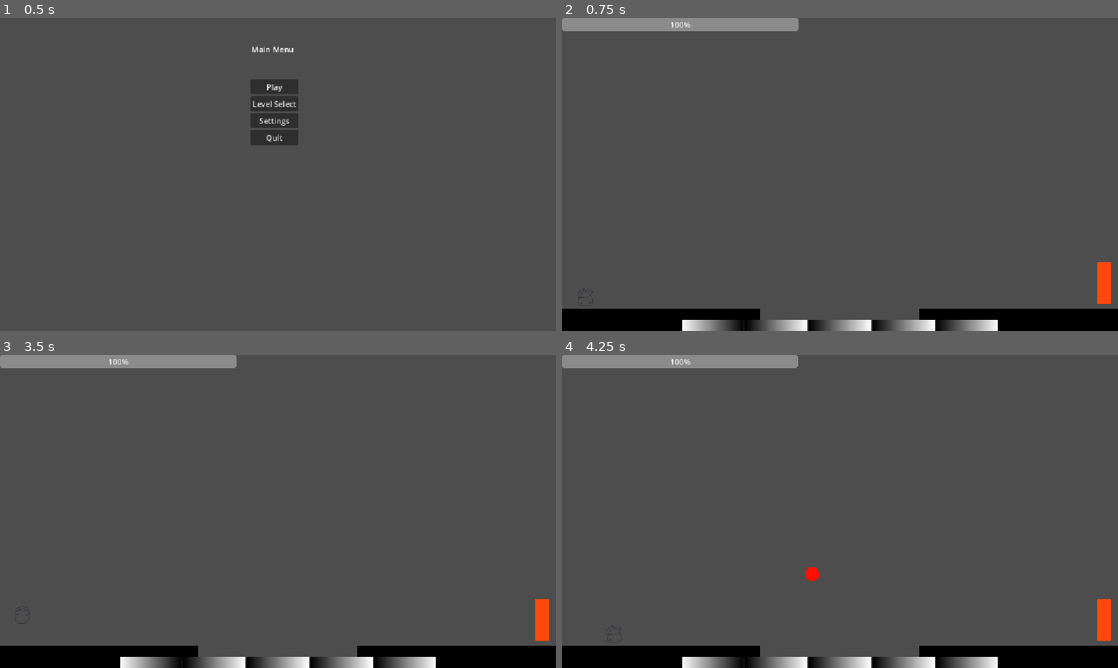
Above: before the commit, frames 1-4 (two rows, left to right).
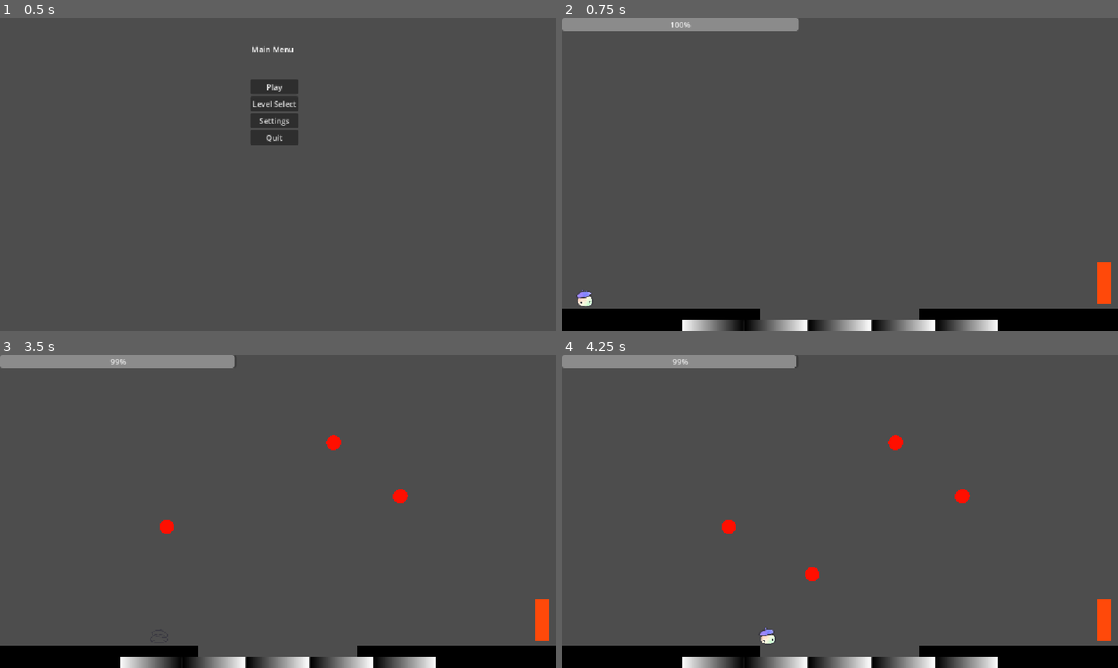
Above: after the commit, the same moments.

Repository: Cayuga007/summer-summit-2026
Game: Godot game, scene res://UI/Main_menu.tscn
Two runs of this game, one before a commit and one after it. Both use one fixed random seed, a clock stepped at 60 frames per second and the inputs below. The engine's default icon, where the game draws it, is replaced by a stand-in: a white triangle on a blue panel in a dark square.
Inputs (mouse positions are in pixels of both pictures, inside the frame that each line leads up to):
- Up to frame 1 (0.5 s): no input
- Up to frame 2 (0.75 s): click "Play" at 0.5 s
- Up to frame 3 (3.5 s): move the mouse to (400, 495) at 1.27 s; hold D (right) 1.28-2.78 s; tap Space (jump) at 1.35, 1.52, 1.82, 2.1, 2.27, 2.57, 2.75, 2.85 s; click (400, 495) at 1.42 s; tap Enter at 2 s; move the mouse to (166, 527) at 2.02 s; click (166, 527) at 2.17 s; move the mouse to (333, 442) at 2.77 s; hold A (left) from 2.78 s (still down); click (333, 442) at 2.92 s
- Up to frame 4 (4.25 s): move the mouse to (812, 574) at 3.52 s; release A (left) at 3.53 s; hold D (right) from 3.53 s (still down); tap Space (jump) at 3.6, 3.77, 4.07 s; click (812, 574) at 3.67 s

Frame 1 is identical in both runs. In frame 2, 0.1% of the frame differs, in the area x 2-6%, y 86-92%; in frame 3, 0.3%; in frame 4, 0.4%, in the area x 19-74%, y 0-93%.

Commit message:
fixed gravity and portal

Diff:
--- a/Levels/Level_15.tscn
+++ b/Levels/Level_15.tscn
@@ -95,4 +95,4 @@
 position = Vector2(-1075, -380)
 
 [node name="PortalPlatform" parent="." unique_id=1469516988 instance=ExtResource("8_l78s2")]
-position = Vector2(428, -37)
+position = Vector2(442, 39)
--- /dev/null
+++ b/Levels/Test_Level.tscn
@@ -0,0 +1,82 @@
+[gd_scene format=3 uid="uid://dsgoi230bhhdk"]
+
+[ext_resource type="Script" uid="uid://bsc26vk53x34t" path="res://Scripts/level.gd" id="1_lujw4"]
+[ext_resource type="PackedScene" uid="uid://qth4natevc18" path="res://UI/Level_completed.tscn" id="2_b2taf"]
+[ext_resource type="PackedScene" uid="uid://32q6t44ytub2" path="res://Player.tscn" id="3_vctyh"]
+[ext_resource type="PackedScene" uid="uid://cm2yksx2t35f0" path="res://platforms/level_platform.tscn" id="4_06isw"]
+[ext_resource type="PackedScene" uid="uid://cm1hyrx840p0x" path="res://victory_door.tscn" id="5_sderq"]
+[ext_resource type="PackedScene" uid="uid://6h63sy370xkx" path="res://HazardBlock.tscn" id="6_3k0j6"]
+[ext_resource type="PackedScene" uid="uid://cvgs3iuavddpo" path="res://bucket.tscn" id="7_tmva4"]
+
+[sub_resource type="WorldBoundaryShape2D" id="WorldBoundaryShape2D_8a5oj"]
+
+[node name="Level_12" type="Node2D" unique_id=57220166]
+script = ExtResource("1_lujw4")
+starting_paint_amount = 50.0
+
+[node name="LevelCompleted" parent="." unique_id=1998881133 instance=ExtResource("2_b2taf")]
+visible = false
+
+[node name="Camera2D" type="Camera2D" parent="." unique_id=1819212034]
+zoom = Vector2(0.5, 0.5)
+
+[node name="Player" parent="." unique_id=1546855037 instance=ExtResource("3_vctyh")]
+position = Vector2(-1020, 495)
+
+[node name="Platform" parent="." unique_id=870433869 instance=ExtResource("4_06isw")]
+position = Vector2(-1018, 601)
+scale = Vector2(2.8399947, 1)
+
+[node name="Platform4" parent="." unique_id=1487216132 instance=ExtResource("4_06isw")]
+position = Vector2(608, 601)
+scale = Vector2(11.199994, 1)
+
+[node name="Floor" type="StaticBody2D" parent="." unique_id=905060382]
+position = Vector2(0, 666)
+
+[node name="CollisionShape2D" type="CollisionShape2D" parent="Floor" unique_id=2004289120]
+shape = SubResource("WorldBoundaryShape2D_8a5oj")
+
+[node name="VictoryDoor" parent="." unique_id=619035289 instance=ExtResource("5_sderq")]
+position = Vector2(158, 436)
+
+[node name="Ceiling" type="StaticBody2D" parent="." unique_id=905060383]
+position = Vector2(4, -688)
+rotation = -3.1415925
+
+[node name="CollisionShape2D" type="CollisionShape2D" parent="Ceiling" unique_id=2004289121]
+shape = SubResource("WorldBoundaryShape2D_8a5oj")
+
+[node name="HazardBlock" parent="." unique_id=2111362905 instance=ExtResource("6_3k0j6")]
+position = Vector2(-233.00002, -379)
+rotation = -0.8765065
+scale = Vector2(40.009075, 1)
+
+[node name="HazardBlock2" parent="." unique_id=695596843 instance=ExtResource("6_3k0j6")]
+position = Vector2(-422.00003, 157.00003)
+rotation = -0.8765065
+scale = Vector2(40.009075, 1)
+
+[node name="HazardBlock3" parent="." unique_id=402187711 instance=ExtResource("6_3k0j6")]
+position = Vector2(541, -661)
+scale = Vector2(42.449074, 1)
+
+[node name="HazardBlock4" parent="." unique_id=2076683303 instance=ExtResource("6_3k0j6")]
+position = Vector2(398.00003, -152)
+scale = Vector2(25.44907, 1)
+
+[node name="HazardBlock5" parent="." unique_id=647292856 instance=ExtResource("6_3k0j6")]
+position = Vector2(801, -66)
+scale = Vector2(1.5690718, 6.199999)
+
+[node name="HazardBlock6" parent="." unique_id=903249218 instance=ExtResource("6_3k0j6")]
+position = Vector2(1097, -65.99999)
+scale = Vector2(1.5690718, 6.199999)
+
+[node name="Buckets" type="Node2D" parent="." unique_id=1179645244]
+
+[node name="Bucket" parent="Buckets" unique_id=2015066064 instance=ExtResource("7_tmva4")]
+position = Vector2(444, -252)
+
+[node name="Bucket2" parent="Buckets" unique_id=589115563 instance=ExtResource("7_tmva4")]
+position = Vector2(945, -544)
--- a/Scripts/PlayerVariables.gd
+++ b/Scripts/PlayerVariables.gd
@@ -70,8 +70,8 @@
 var ice_acceleration := 2000.0
 var ice_friction := 50.0
 
-# Air: keep ice momentum, still allow some steering.
-var air_acceleration := 300
+# Air: keep ice momentum, but A/D should still steer freely.
+var air_acceleration := 2500.0
 var air_friction := 100.0
 
 # JUMP PLATFORM
@@ -80,9 +80,14 @@
 
 # GRAVITY PLATFORM
 # Flip state lives on the player and stays until the next gravity pad.
+# Only the Y gravity direction changes. Position and speed are not touched.
+# Don't flip again until you leave the current stroke, plus this extra delay.
+var gravity_flip_cooldown := 0.2
+
 
 # PORTAL PLATFORM
-# Appear this far along the player's "up" from the destination pad.
+# Painted dabs are entries; the level-placed pad is the one-way exit.
+# Appear this far along the player's "up" from the exit pad.
 var portal_landing_offset := 70.0
-# Ignore portal pads briefly after a teleport so you don't bounce back.
+# Ignore painted entries briefly after a teleport.
 var portal_cooldown := 0.25
--- a/Scripts/gravity_platform.gd
+++ b/Scripts/gravity_platform.gd
@@ -2,5 +2,10 @@
 
 
 func _on_area_2d_body_entered(body: Node2D) -> void:
-	if body.is_in_group("Player") and body.has_method("toggle_gravity"):
-		body.toggle_gravity()
+	if body.is_in_group("Player") and body.has_method("enter_gravity_pad"):
+		body.enter_gravity_pad(self)
+
+
+func _on_area_2d_body_exited(body: Node2D) -> void:
+	if body.is_in_group("Player") and body.has_method("exit_gravity_pad"):
+		body.exit_gravity_pad(self)
--- a/Scripts/paintbrush.gd
+++ b/Scripts/paintbrush.gd
@@ -69,6 +69,9 @@
 
 func spawn_paint(spawn_position: Vector2) -> void:
 	var new_paint: StaticBody2D = paint_prefab.instantiate()
+	# Painted portal dabs are entries; level-placed PortalPlatform nodes stay exits.
+	if "is_exit" in new_paint:
+		new_paint.is_exit = false
 	add_child(new_paint)
 	new_paint.global_position = spawn_position
 
--- a/Scripts/portal_platform.gd
+++ b/Scripts/portal_platform.gd
@@ -1,33 +1,27 @@
 extends StaticBody2D
 
-# Portals with the same id teleport to each other. Level 2 can leave this at 0.
+# Optional pairing if a level has more than one exit. Painted dabs keep the default.
 @export var portal_id: int = 0
-
-var _closed := false
+# Level-placed pads are exits. The brush sets this false on painted dabs.
+var is_exit := true
 
 
 func _ready() -> void:
 	add_to_group("portal")
 
 
-func close() -> void:
-	_closed = true
-	modulate.a = 0.4
-
-
 func _on_area_2d_body_entered(body: Node2D) -> void:
-	if _closed:
+	# Only painted entries teleport. Standing on the level exit does nothing.
+	if is_exit:
 		return
 	if not body.is_in_group("Player") or not body.has_method("teleport_via_portal"):
 		return
-	if body.is_portal_cooling():
+	if body.has_method("is_portal_cooling") and body.is_portal_cooling():
 		return
-	var partner := _find_partner()
-	if partner == null:
+	var exit_portal := _find_exit()
+	if exit_portal == null:
 		return
-	partner.close()
-	close()
-	body.teleport_via_portal(partner.landing_point(body))
+	body.teleport_via_portal(exit_portal.landing_point(body))
 
 
 func landing_point(player: Node2D) -> Vector2:
@@ -37,8 +31,13 @@
 	return global_position + up * PlayerVariables.portal_landing_offset
 
 
-func _find_partner() -> Node:
+func _find_exit() -> Node:
+	var fallback: Node = null
 	for node in get_tree().get_nodes_in_group("portal"):
-		if node != self and node.get("portal_id") == portal_id:
+		if node == self or node.get("is_exit") != true:
+			continue
+		if node.get("portal_id") == portal_id:
 			return node
-	return null
+		if fallback == null:
+			fallback = node
+	return fallback
--- a/platforms/GravityPlatform.tscn
+++ b/platforms/GravityPlatform.tscn
@@ -26,3 +26,4 @@
 shape = SubResource("CircleShape2D_7q2t7")
 
 [connection signal="body_entered" from="Area2D" to="." method="_on_area_2d_body_entered"]
+[connection signal="body_exited" from="Area2D" to="." method="_on_area_2d_body_exited"]
--- a/player.gd
+++ b/player.gd
@@ -20,6 +20,12 @@
 var is_landing := false
 # Horizontal speed to keep after leaving ice / jumping.
 var _air_carry_speed := 0.0
+# Gravity pads currently overlapping. Painted strokes are many pads at once.
+var _gravity_pads: Array[Node2D] = []
+var _gravity_flip_armed := true
+var _gravity_cooldown := 0.0
+var _portal_cooldown := 0.0
+var _jumped_this_airtime := false
 
 # Base Y-offset applied during jumping animation.
 const JUMP_Y_OFFSET: float = -109.0
@@ -46,20 +52,57 @@
 	bounce_contacts = maxi(bounce_contacts - 1, 0)
 
 
+func enter_gravity_pad(pad: Node2D) -> void:
+	if _gravity_pads.has(pad):
+		return
+	_gravity_pads.append(pad)
+
+
+func exit_gravity_pad(pad: Node2D) -> void:
+	_gravity_pads.erase(pad)
+	if _gravity_pads.is_empty():
+		_gravity_flip_armed = true
+
+
 func toggle_gravity() -> void:
+	_gravity_flip_armed = false
+	_gravity_cooldown = PlayerVariables.gravity_flip_cooldown
 	gravity_flipped = not gravity_flipped
-	up_direction = Vector2.DOWN if gravity_flipped else Vector2.UP
 	$Icon.flip_v = gravity_flipped
-	# Launch into the new "down" so we leave the pad instead of sticking to it.
-	velocity.y = abs(PlayerVariables.jump_velocity) * (-1.0 if gravity_flipped else 1.0)
+	sprite.flip_v = gravity_flipped
+
+
+func _desired_up() -> Vector2:
+	return Vector2.DOWN if gravity_flipped else Vector2.UP
+
+
+func _gravity_is_flipping() -> bool:
+	return up_direction != _desired_up()
+
+
+func is_portal_cooling() -> bool:
+	return _portal_cooldown > 0.0
+
+
+func teleport_via_portal(destination: Vector2) -> void:
+	global_position = destination
+	_portal_cooldown = PlayerVariables.portal_cooldown
+
+
+func _try_gravity_flip() -> void:
+	if not _gravity_flip_armed or _gravity_cooldown > 0.0:
+		return
+	if _gravity_pads.is_empty() or not is_on_floor():
+		return
+	toggle_gravity()
 
 
 func _oriented(upward: float) -> float:
-	return -upward if gravity_flipped else upward
+	return -upward if up_direction == Vector2.DOWN else upward
 
 
 func _is_falling() -> bool:
-	return velocity.y <= 0.0 if gravity_flipped else velocity.y >= 0.0
+	return velocity.y <= 0.0 if up_direction == Vector2.DOWN else velocity.y >= 0.0
 
 
 func _physics_process(delta: float) -> void:
@@ -72,7 +115,15 @@
 		global_position = get_global_mouse_position()
 		velocity = Vector2.ZERO
 
-	if not is_on_floor():
+	if _gravity_cooldown > 0.0:
+		_gravity_cooldown = maxf(_gravity_cooldown - delta, 0.0)
+	if _portal_cooldown > 0.0:
+		_portal_cooldown = maxf(_portal_cooldown - delta, 0.0)
+
+	_try_gravity_flip()
+
+	# Apply gravity when airborne, or when gravity just flipped and we are still on the old floor.
+	if not is_on_floor() or _gravity_is_flipping():
 		var gravity := get_gravity() * PlayerVariables.gravity_multiplier
 		if gravity_flipped:
 			gravity = -gravity
@@ -84,23 +135,25 @@
 		_air_carry_speed = maxf(_air_carry_speed, abs(velocity.x))
 		just_jumped = true
 		is_landing = false
+		_jumped_this_airtime = true
 	elif Input.is_action_just_pressed("jump") and is_on_floor():
 		velocity.y = _oriented(PlayerVariables.jump_velocity)
 		_air_carry_speed = maxf(_air_carry_speed, abs(velocity.x))
 		just_jumped = true
 		is_landing = false
+		_jumped_this_airtime = true
 
 	var direction := Input.get_axis("left", "right")
 	var target_speed := PlayerVariables.speed
 	var accel := PlayerVariables.acceleration
 	var decel := PlayerVariables.friction
 
-	if on_ice and is_on_floor() and not just_jumped:
+	if on_ice and is_on_floor() and not just_jumped and not _gravity_is_flipping():
 		target_speed = PlayerVariables.ice_speed
 		accel = PlayerVariables.ice_acceleration
 		decel = PlayerVariables.ice_friction
 		_air_carry_speed = abs(velocity.x)
-	elif not is_on_floor() or just_jumped:
+	elif not is_on_floor() or just_jumped or _gravity_is_flipping():
 		accel = PlayerVariables.air_acceleration
 		decel = PlayerVariables.air_friction
 		target_speed = maxf(PlayerVariables.speed, maxf(_air_carry_speed, abs(velocity.x)))
@@ -117,11 +170,16 @@
 		velocity.x = move_toward(velocity.x, 0, decel * delta)
 
 	move_and_slide()
+	if is_on_floor():
+		_jumped_this_airtime = false
+	elif _gravity_is_flipping():
+		up_direction = _desired_up()
 	update_animation()
 
 
 func update_animation() -> void:
 	var sprite: AnimatedSprite2D = $AnimatedSprite2D
+	sprite.flip_v = gravity_flipped
 
 	# Handle horizontal facing direction.
 	if velocity.x > 0.0:
@@ -132,6 +190,15 @@
 	# Case 1: In the air.
 	if not is_on_floor():
 		is_landing = false
+
+		# Gravity lift-off is not a jump — keep the grounded sprite so it does not pop.
+		if not _jumped_this_airtime:
+			sprite.offset.y = 0.0
+			if not is_zero_approx(velocity.x):
+				sprite.play("Walking")
+			else:
+				sprite.play("Idle")
+			return
 
 		if sprite.animation != "Jumping":
 			sprite.play("Jumping")
